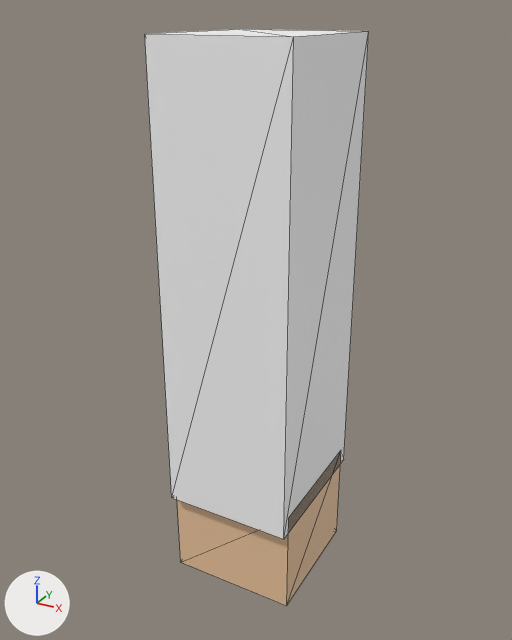
The glTF model art/models/serf_arm.glb as it was, and as the next commit left it.
Before and after are seen from a 50 mm camera at (0.081, -0.1503, 0.0049) aimed at (-0.002, 0.0006, -0.0706). Lighting does not change. The marker at lower left points along +X, +Y and +Z. The older version comes first. Mesh edges are drawn as thin lines. Vertices at exactly the same position are counted once.

In view in the first picture: 'serf_arm'.
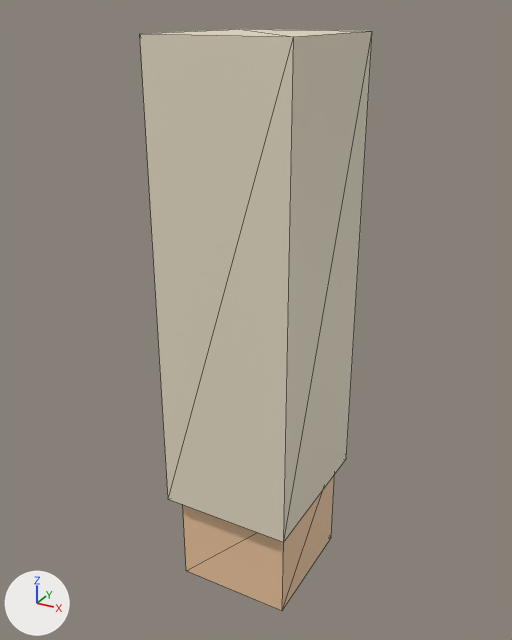
What changed in the scene script:
```text
Change me_serf_arm:
    used by ob_serf_arm; location = (0.0, 0.0, 0.0)
    remove me_serf_arm.from_pydata(...)  # 16 vertices, 24 faces; spans x -0.0175..0.0175, y -0.02..0.02, z -0.145..0.0
    add me_serf_arm.from_pydata(...)  # 16 vertices, 24 faces; spans x -0.018..0.018, y -0.021..0.021, z -0.148..0.0
    me_serf_arm part 1: the loose piece of 8 vertices spanning x -0.0175..0.0175, y -0.02..0.02, z -0.12..0.0 is scaled about its middle by (1.03, 1.05, 1)
    me_serf_arm part 2: the loose piece of 8 vertices spanning x -0.0175..0.0175, y -0.0175..0.0175, z -0.145..-0.115 is scaled about its middle by (0.914, 0.971, 1.07), then moved by (0.0, 0.0, -0.002)
    me_serf_arm part 3: 12 faces centred in x -0.0175..0.0175, y -0.02..0.02, z -0.12..0.0 are repainted in the vertex colours; the middle colour goes from white #ffffff to pale yellow #e9dfc8
```

Changed parts and their boxes (x1, y1, x2, y2) in the pictures (512 x 640 px; the box of a moved part takes in the faces that stretch with it):
'serf_arm', reshaped, recoloured
    before: (145, 29, 369, 606)
    after: (140, 29, 372, 611)
part 1 of me_serf_arm, moved or reshaped
    before: (145, 29, 369, 539)
    after: (140, 29, 372, 542)
part 2 of me_serf_arm, moved or reshaped
    before: (177, 451, 341, 606)
    after: (183, 476, 334, 611)
part 3 of me_serf_arm, recoloured (white to pale yellow)
    both: (145, 29, 369, 539)
